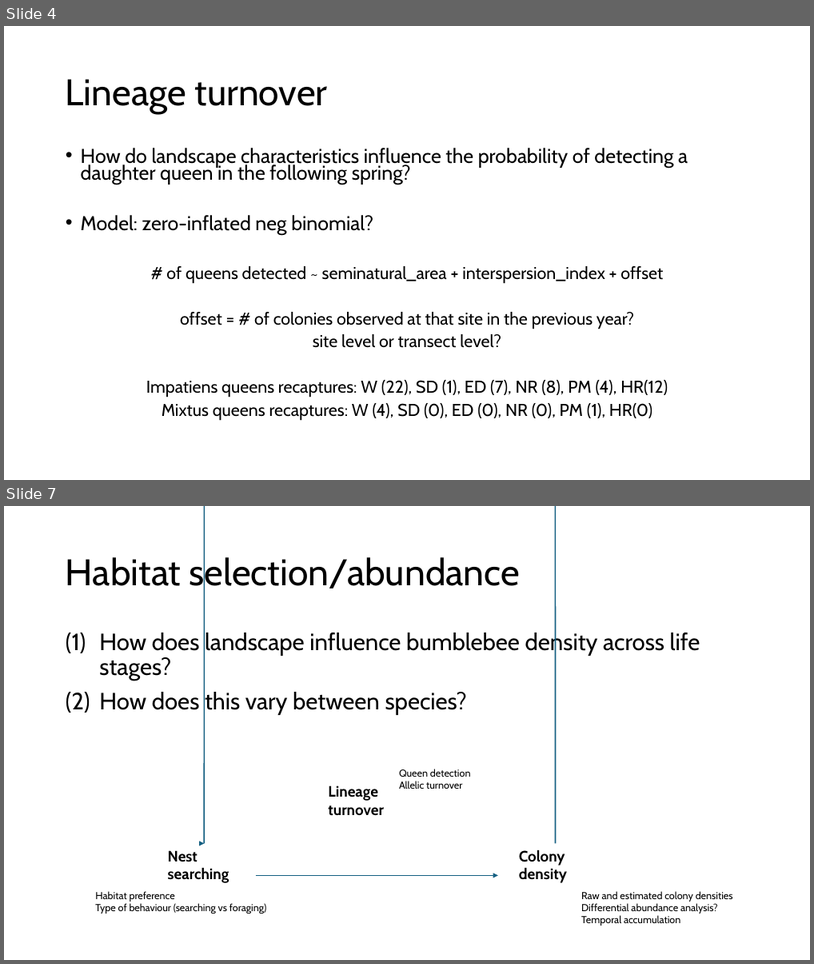
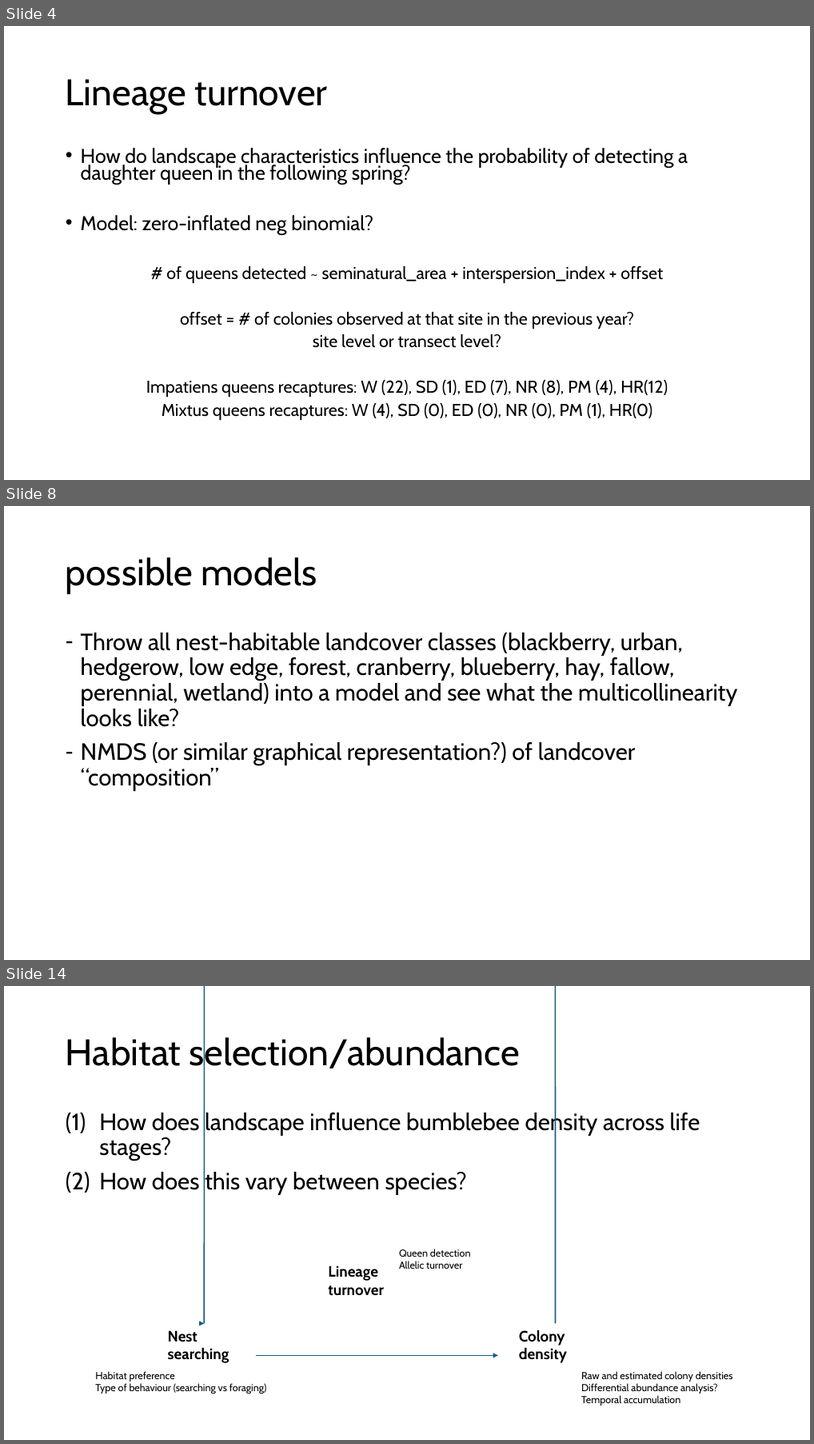
Before and after one commit to jmelanson98/fv_landscapeforaging, a slide deck: docs/storyboard.pptx. Shown one above the other, each under a label of ours: slides 4 and 7 before the commit, slides 4, 8 and 14 after it; the slides between them are not shown. The pictures are 814x964 and 814x1444 pixels, drawn with LibreOffice and Linux fonts; fonts in the diff are those of the drawing. Boxes give left, top, right and bottom in pixels: in the first picture for what was removed or moved away, otherwise in the second. Text is boxed around its words. In the diff, an @@ line names an element or a change of style, - is before the commit and + after.

```diff
--- a/docs/storyboard.pptx
+++ b/docs/storyboard.pptx
@@ slide 8 added at (4,506,810,960), background #FFFFFF @@
@@ title added at (66,557,317,594), 44 pt, text #000000 @@
+possible models
@@ text added at (81,632,738,791), 28 pt, text #000000 @@
+– Throw all nest-habitable landcover classes (blackberry, urban, hedgerow, low edge, forest, cranberry, blueberry, hay, fallow, perennial, wetland) into a model and see what the multicollinearity looks like?
+– NMDS (or similar graphical representation?) of landcover “composition”
@@ what was slide 7 is now slide 14 @@
```
Also in this commit, not shown: 2 slides changed, 6 other slides added, 9 other files.
